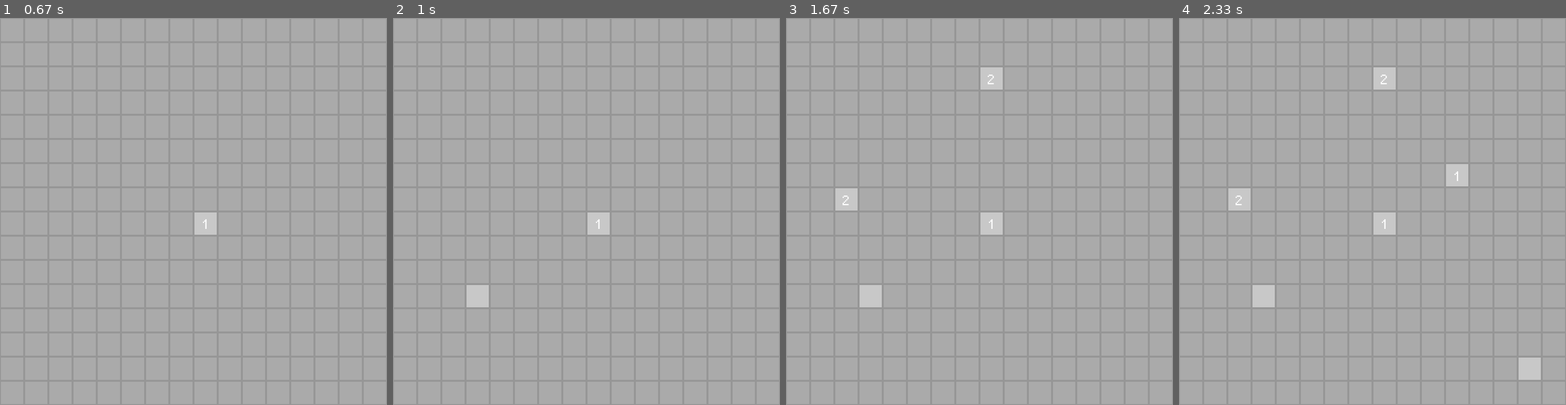
Above: before the commit, frames 1-4 (left to right).
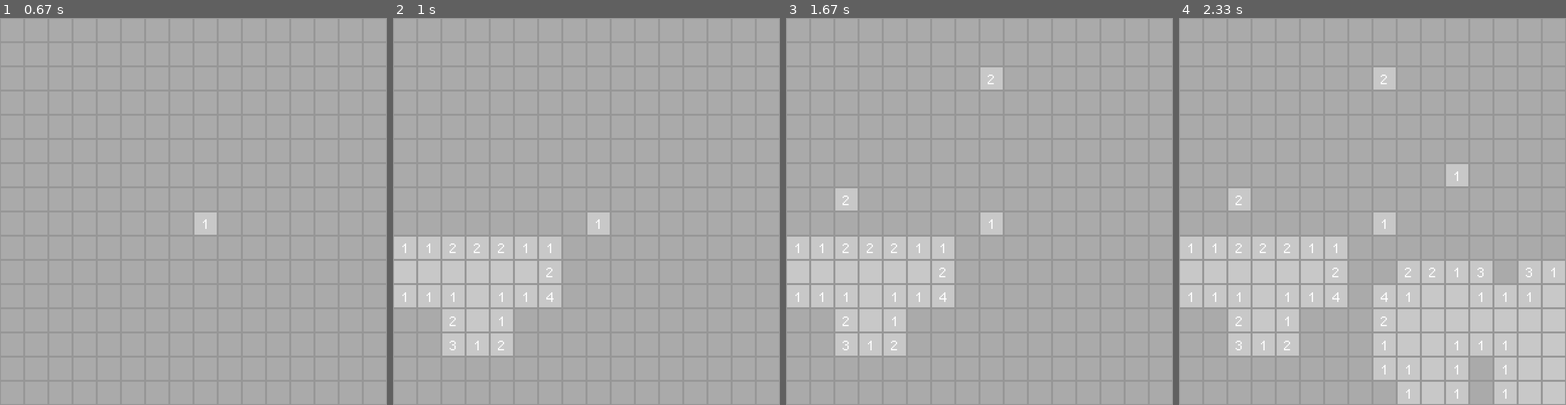
Above: after the commit, the same moments.

Repository: karides7/pygame-minesweeper
Game: pygame game, started from main.py
Same seed, same stepped clock (60 frames per second), same inputs: the game is played once before the commit and once after it.
Inputs (mouse positions are in pixels of both pictures, inside the frame that each line leads up to):
- Up to frame 1 (0.67 s): click (193, 211) at 0.38 s
- Up to frame 2 (1 s): click (466, 304) at 0.72 s
- Up to frame 3 (1.67 s): click (987, 79) at 1.05 s; click (840, 199) at 1.38 s
- Up to frame 4 (2.33 s): click (1519, 358) at 1.72 s; click (1449, 180) at 2.05 s

Frame 1 is identical in both runs. In frame 2, 8.6% of the frame differs, in the area x 0-44%, y 56-88%; in frame 3, 8.6%; in frame 4, 22%, in the area x 0-100%, y 56-100%.

Commit message:
recursively revealing neighboring spaces

Diff:
--- a/core/select.py
+++ b/core/select.py
@@ -7,12 +7,22 @@
     else:
         board.flaggedSpaces.remove(position)
 
-def reveal_neighbors(board, position):
-    pass
+def __reveal_neighbors(board, position):
+    for i in range(1, board.size[0] + 1):
+        for j in range(1, board.size[1] + 1):
+            space = (i, j)
+            if not space in board.hiddenSpaces: continue
+            if math.dist(position, space) < math.sqrt(2.5):
+                relativeMineAmount = board.get_mine_relative_amount(space)
+                board.hiddenSpaces.remove(space)
+                if relativeMineAmount == 0:
+                    __reveal_neighbors(board, space)
 
-def reveal_space(board, mousePos):
+def reveal(board, mousePos):
     position = board.mouse_to_space(mousePos)
     if not position in board.flaggedSpaces:
         if position in board.mineSpaces: board.lost = True
         if position in board.hiddenSpaces:
             board.hiddenSpaces.remove(position)
+            if board.get_mine_relative_amount(position) == 0:
+                __reveal_neighbors(board, position)
--- a/main.py
+++ b/main.py
@@ -33,7 +33,8 @@
             running = False
         if event.type == pygame.MOUSEBUTTONDOWN:
             if event.button == pygame.BUTTON_LEFT:
-                reveal_space(board, mousePos)
+                reveal(board, mousePos)
+
             elif event.button == pygame.BUTTON_RIGHT:
                 flag_space(board, mousePos)
 
